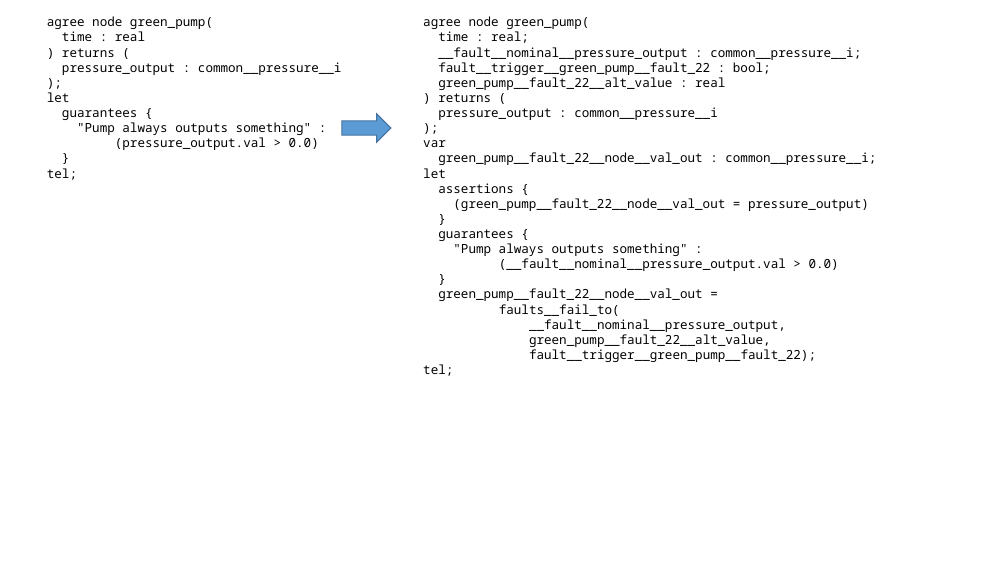
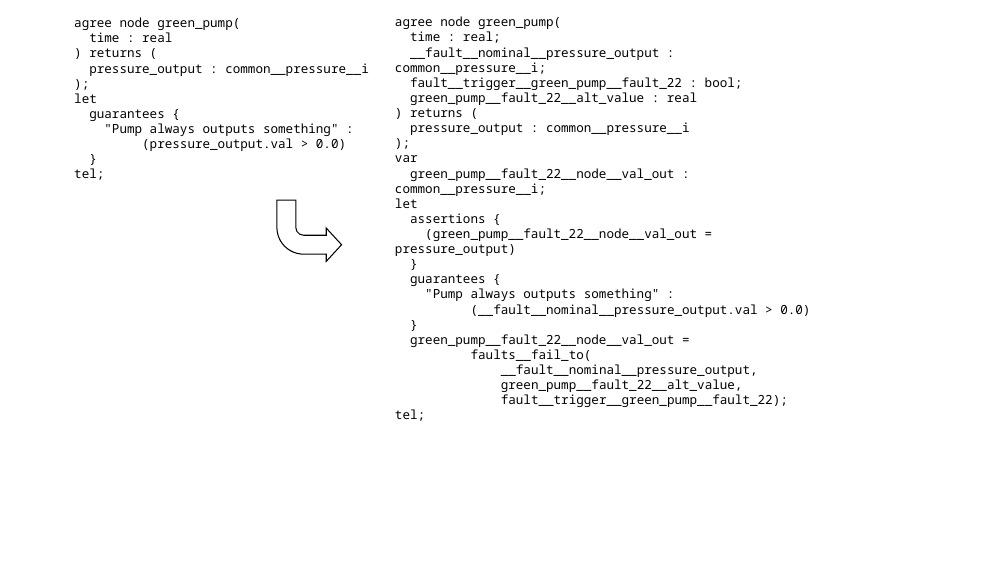
Before and after one commit to loonwerks/AMASE, a slide deck: slide 3 of doc/NFM_2018/Presentation1.pptx. Drawn at 1008x567 pixels with LibreOffice and Linux fonts; fonts in the diff are those of the drawing. Boxes give left, top, right and bottom in pixels: in the first picture for what was removed or moved away, otherwise in the second. Text is boxed around its words. In the diff, an @@ line names an element or a change of style, - is before the commit and + after.

```diff
--- a/doc/NFM_2018/Presentation1.pptx
+++ b/doc/NFM_2018/Presentation1.pptx
@@ text "agree node green_pump(": place and size @@
-text "agree node green_pump(" at box(47, 16, 342, 180)
+text "agree node green_pump(" at box(74, 17, 369, 180)
@@ text "agree node green_pump(" rewrapped from box(423, 16, 876, 376) to box(395, 16, 810, 392) @@
@@ right arrow removed at box(342, 114, 391, 143) @@
@@ bent arrow added at box(277, 200, 342, 262), outline #000000 1 pt @@
```
Also in this commit, not shown: 1 other slide changed, 3 other files.
